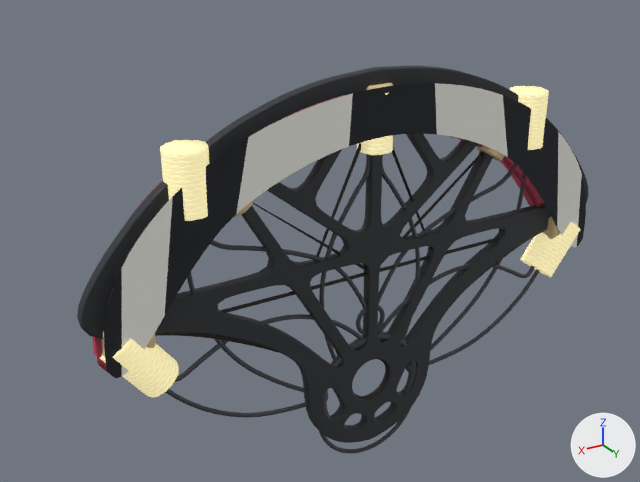
Before and after pictures for a commit that changed the glTF model static/models/props/fan.glb.
Camera for both pictures: a camera (50 mm lens) standing at (0.397, 0.576, 0.435) and looking at (0.035, -0.028, 0.134). Lighting does not change. The marker at lower right points along +X, +Y and +Z. The first picture is the older version. Where no turn or scale is listed for an object, it has been applied to the vertices.

The first picture shows 'Fan_Cover_StripedFace', 'Fan_Day_DoodleGripPlate', 'Fan_Fire_WickHorizon', 'Fan_Lotus_CenterPetal_Right', 'Fan_Lotus_LowerInnerPetal_Right', 'Fan_Lotus_LowerOuterPetal_Right', 'Fan_Lotus_UpperInnerPetal_Left', 'Fan_Lotus_UpperInnerPetal_Right', 'Fan_Lotus_Wick_1', 'Fan_Lotus_Wick_2', 'Fan_Lotus_Wick_4', 'Fan_Lotus_Wick_5' and 23 more.
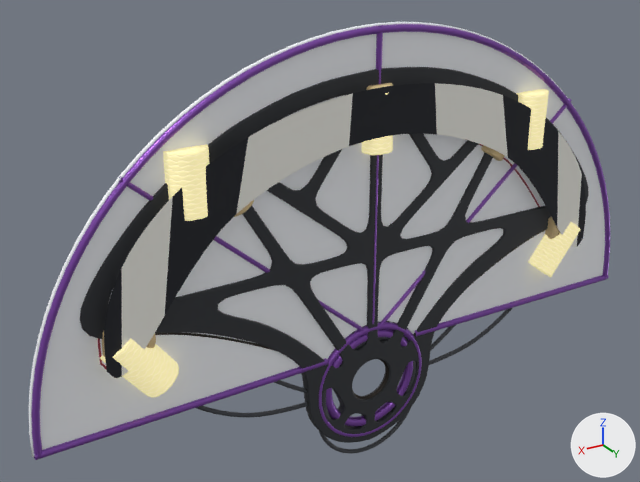
The change, as a diff of the scene's bpy script:
```diff
--- a/static/models/props/fan.glb.py
+++ b/static/models/props/fan.glb.py
@@ ob_fan_moon_outerframe @@
+ob_fan_moon_outerframe = bpy.data.objects.new('Fan_Moon_OuterFrame', me_fan_moon_outerframe_curve)  # 490 vertices, 960 faces; spans x -0.3..0.3, y 0.0..0.005, z 0.03..0.318; in mat_tka_fan_moon_frame (purple #8950b5)
+ob_fan_moon_outerframe.location = (0.0, 0.0, 0.0)
@@ ob_fan_moon_lowerframe_b @@
+ob_fan_moon_lowerframe_b = bpy.data.objects.new('Fan_Moon_LowerFrame_B', me_fan_moon_lowerframe_b_curve)  # 20 vertices, 20 faces; spans x 0.047..0.3, y 0.0..0.005, z 0.027..0.036; in mat_tka_fan_moon_frame (purple #8950b5)
+ob_fan_moon_lowerframe_b.location = (0.0, 0.0, 0.0)
@@ ob_fan_moon_lowerframe_a @@
+ob_fan_moon_lowerframe_a = bpy.data.objects.new('Fan_Moon_LowerFrame_A', me_fan_moon_lowerframe_a_curve)  # 20 vertices, 20 faces; spans x -0.3..-0.047, y 0.0..0.005, z 0.027..0.036; in mat_tka_fan_moon_frame (purple #8950b5)
+ob_fan_moon_lowerframe_a.location = (0.0, 0.0, 0.0)
@@ ob_fan_moon_gripring @@
+ob_fan_moon_gripring = bpy.data.objects.new('Fan_Moon_GripRing', me_torus_1)  # a torus around y (ring radius 0.045, tube radius 0.0045) spanning x -0.0495..0.0495, y -0.0043..0.0043, z -0.0495..0.0495; in mat_tka_fan_moon_frame (purple #8950b5)
+ob_fan_moon_gripring.location = (0.0, 0.0, 0.0)
@@ ob_fan_moon_gripguard @@
+ob_fan_moon_gripguard = bpy.data.objects.new('Fan_Moon_GripGuard', me_torus_001_1)  # a torus around y (ring radius 0.055, tube radius 0.0033) spanning x -0.0582..0.0582, y -0.0031..0.0031, z -0.0582..0.0582; in mat_tka_fan_moon_frame (purple #8950b5)
+ob_fan_moon_gripguard.location = (0.0, 0.002, -0.002)
@@ ob_fan_moon_diffusionskin @@
+ob_fan_moon_diffusionskin = bpy.data.objects.new('Fan_Moon_DiffusionSkin', me_fan_moon_diffusionskin_curve)  # 660 vertices, 1316 faces; spans x -0.301..0.301, y -0.002..0.002, z 0.029..0.319; in mat_tka_fan_moon_fabric (white #f6f8fd)
+ob_fan_moon_diffusionskin.location = (0.0, 0.0, 0.0)
@@ ob_fan_moon_diagonalsupport_b @@
+ob_fan_moon_diagonalsupport_b = bpy.data.objects.new('Fan_Moon_DiagonalSupport_B', me_fan_moon_diagonalsupport_b_curve)  # 20 vertices, 20 faces; spans x -0.001..0.217, y 0.001..0.004, z 0.044..0.233; in mat_tka_fan_moon_frame (purple #8950b5)
+ob_fan_moon_diagonalsupport_b.location = (0.0, 0.0, 0.0)
@@ ob_fan_moon_diagonalsupport_a @@
+ob_fan_moon_diagonalsupport_a = bpy.data.objects.new('Fan_Moon_DiagonalSupport_A', me_fan_moon_diagonalsupport_a_curve)  # 20 vertices, 20 faces; spans x -0.217..0.001, y 0.001..0.004, z 0.044..0.233; in mat_tka_fan_moon_frame (purple #8950b5)
+ob_fan_moon_diagonalsupport_a.location = (0.0, 0.0, 0.0)
@@ ob_fan_moon_centresupport @@
+ob_fan_moon_centresupport = bpy.data.objects.new('Fan_Moon_CentreSupport', me_fan_moon_centresupport_curve)  # 20 vertices, 20 faces; spans x -0.002..0.002, y 0.0..0.005, z 0.058..0.318; in mat_tka_fan_moon_frame (purple #8950b5)
+ob_fan_moon_centresupport.location = (0.0, 0.0, 0.0)
```

Changed parts and their boxes (x1, y1, x2, y2) in the pictures (640 x 482 px):
'Fan_Moon_DiffusionSkin', added: after (29, 22, 605, 457)
'Fan_Moon_OuterFrame', added: after (31, 24, 610, 457)
'Fan_Moon_LowerFrame_B', added: after (34, 358, 328, 460)
'Fan_Moon_GripRing', added (purple): after (326, 329, 413, 426)
'Fan_Moon_GripGuard', added: after (319, 322, 422, 437)
'Fan_Moon_LowerFrame_A', added: after (415, 275, 609, 336)
'Fan_Moon_DiagonalSupport_B', added: after (119, 177, 368, 335)
'Fan_Moon_DiagonalSupport_A', added: after (378, 98, 572, 331)
'Fan_Moon_CentreSupport', added (purple): after (372, 26, 383, 324)
